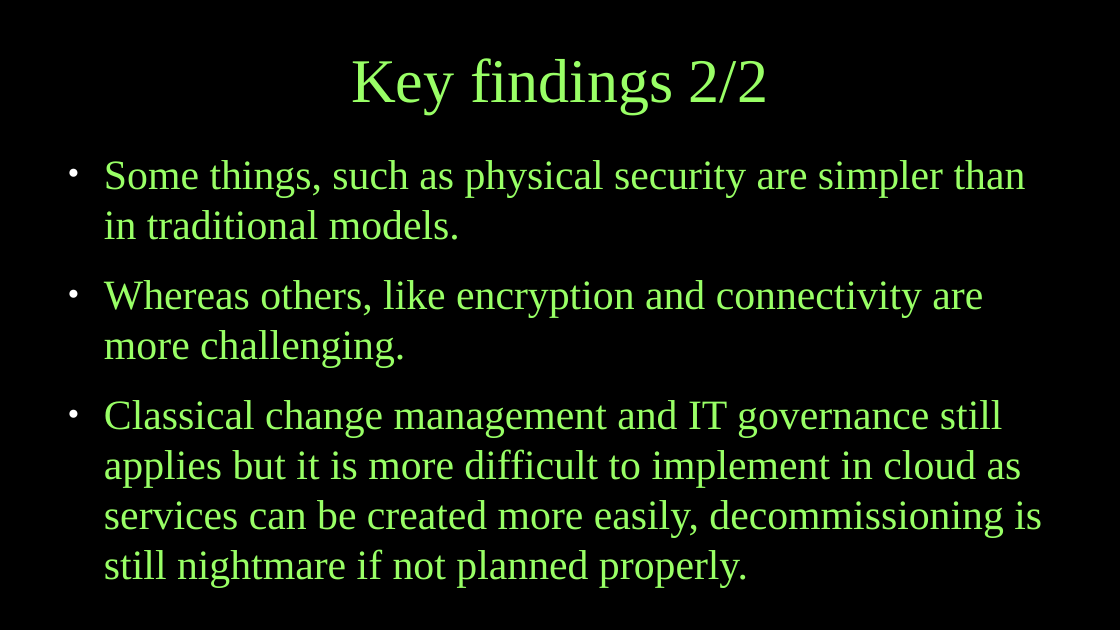
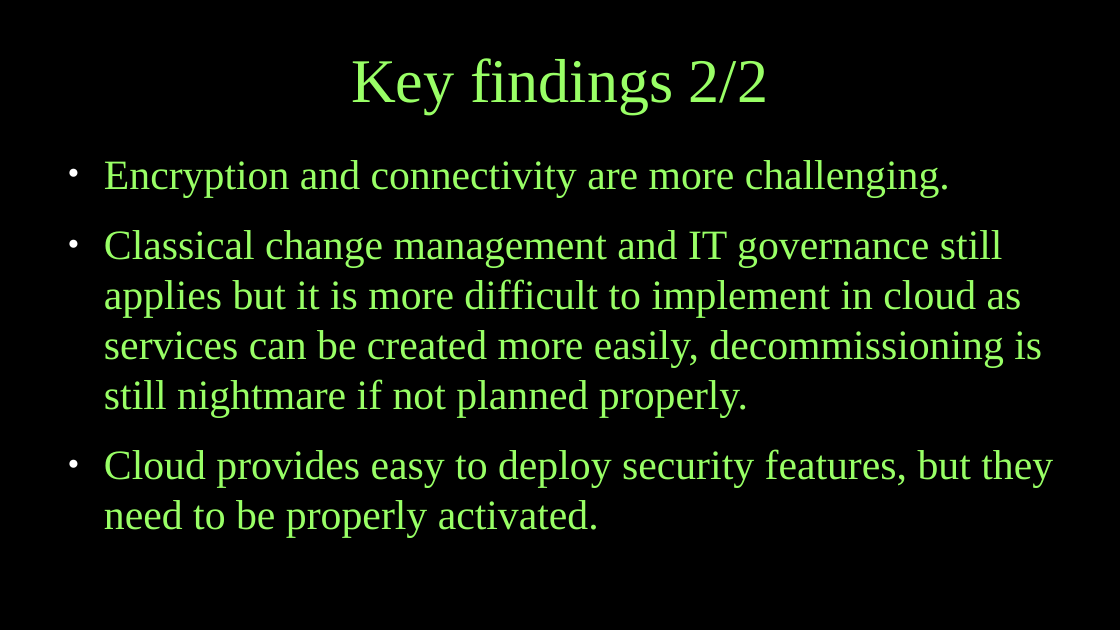
Before and after one commit to kissavideot/thesis, a slide deck: slide 7 of thesis_seminar.odp. Drawn at 1120x630 pixels with LibreOffice and Linux fonts; fonts in the diff are those of the drawing. Boxes give left, top, right and bottom in pixels: in the first picture for what was removed or moved away, otherwise in the second. Text is boxed around its words. In the diff, an @@ line names an element or a change of style, - is before the commit and + after.

```diff
--- a/thesis_seminar.odp
+++ b/thesis_seminar.odp
@@ text at <box>104,160,950,197</box>: text changed @@
-● Some things, such as physical security are simpler than in traditional models.
-● Whereas others, like encryption and connectivity are more challenging.
+● Encryption and connectivity are more challenging.
@@ text at <box>104,449,1053,538</box>: paragraph added @@
+● Cloud provides easy to deploy security features, but they need to be properly activated.
```
Also in this commit, not shown: 2 other slides changed, 1 other file.
